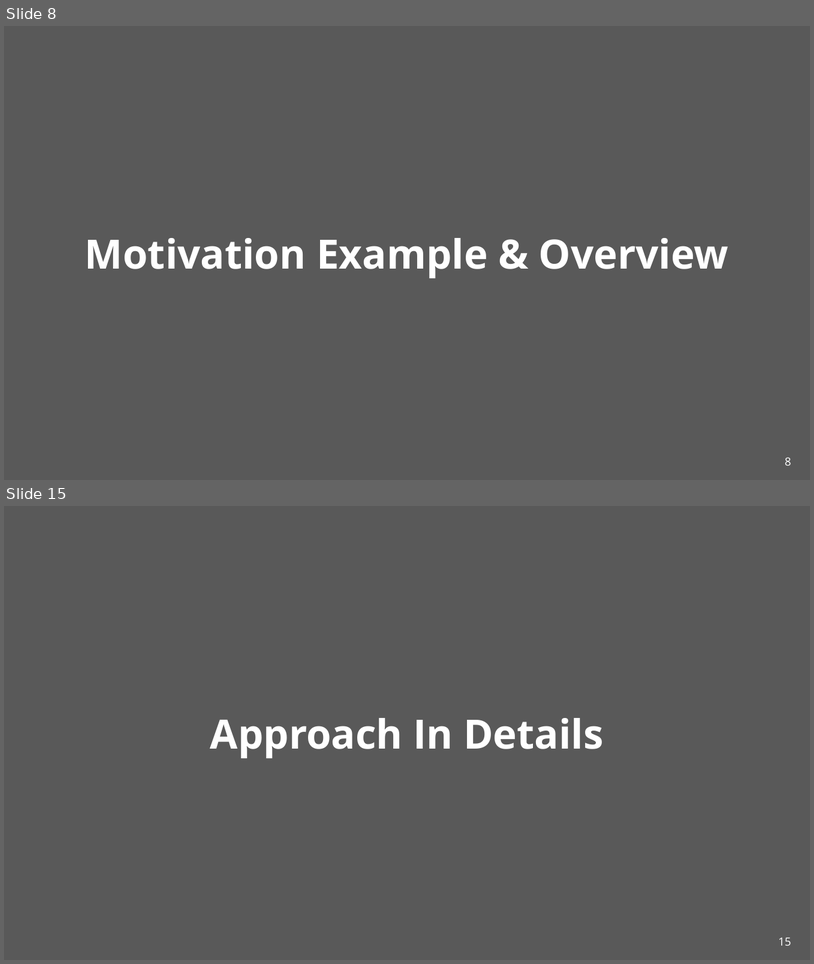
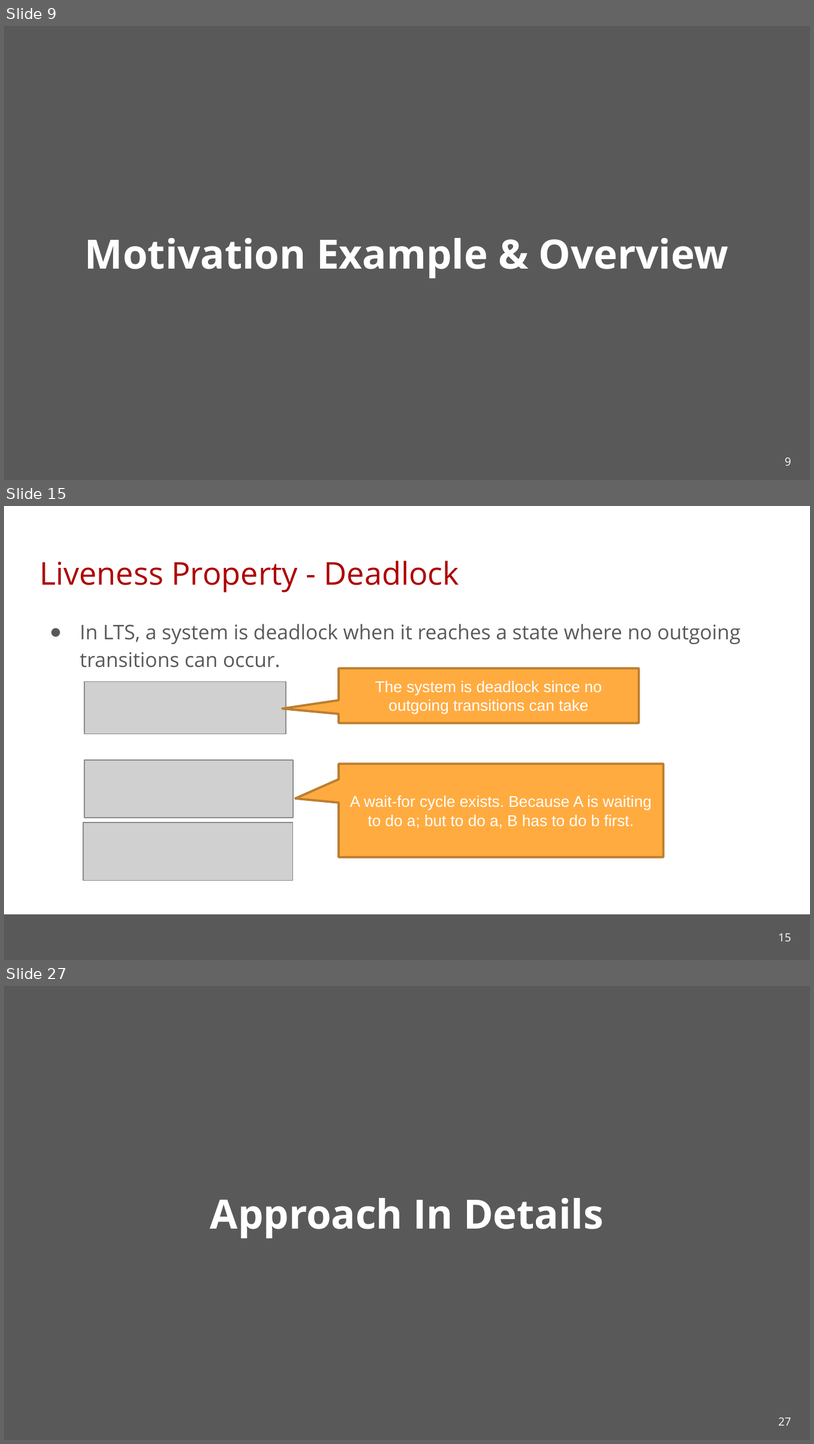
Before and after one commit to cmu-soda/Robustness, a slide deck: Robustness.pptx. Shown one above the other, each under a label of ours: slides 8 and 15 before the commit, slides 9, 15 and 27 after it; the slides between them are not shown. The pictures are 814x964 and 814x1444 pixels, drawn with LibreOffice and Linux fonts; fonts in the diff are those of the drawing; grey boxes stand for pictures; background and template pictures are left out. Boxes give left, top, right and bottom in pixels: in the first picture for what was removed or moved away, otherwise in the second. Text is boxed around its words. In the diff, an @@ line names an element or a change of style, - is before the commit and + after.

```diff
--- a/Robustness.pptx
+++ b/Robustness.pptx
@@ slide 15 added at (x1=4, y1=506, x2=810, y2=960), background #FFFFFF @@
@@ title added at (x1=39, y1=561, x2=459, y2=592), 28 pt, text #AE0000 @@
+Liveness Property - Deadlock
@@ text added at (x1=80, y1=624, x2=741, y2=667), 18 pt, text #595959 @@
+● In LTS, a system is deadlock when it reaches a state where no outgoing transitions can occur.
@@ picture added at (x1=84, y1=682, x2=286, y2=734) @@
@@ speech box added at (x1=339, y1=668, x2=639, y2=723), fill #FFAB40, outline #BD7F2F 2 pt, 14 pt, text #FFFFFF @@
+The system is deadlock since no outgoing transitions can take
@@ picture added at (x1=84, y1=760, x2=293, y2=818) @@
@@ speech box added at (x1=339, y1=763, x2=663, y2=857), fill #FFAB40, outline #BD7F2F 2 pt, 14 pt, text #FFFFFF @@
+A wait-for cycle exists. Because A is waiting to do a; but to do a, B has to do b first.
@@ picture added at (x1=83, y1=822, x2=293, y2=880) @@
@@ rectangle added at (x1=4, y1=914, x2=810, y2=959), fill #595959 @@
@@ page number added at (x1=779, y1=933, x2=791, y2=941), 10 pt, text #FFFFFF @@
+15
@@ what was slide 8 is now slide 9 @@
@@ page number at (x1=785, y1=457, x2=792, y2=465): text changed @@
-8
+9
@@ what was slide 15 is now slide 27 @@
@@ page number at (x1=779, y1=1417, x2=791, y2=1425): text changed @@
-15
+27
```
Also in this commit, not shown: 10 slides changed, 11 other slides added.
